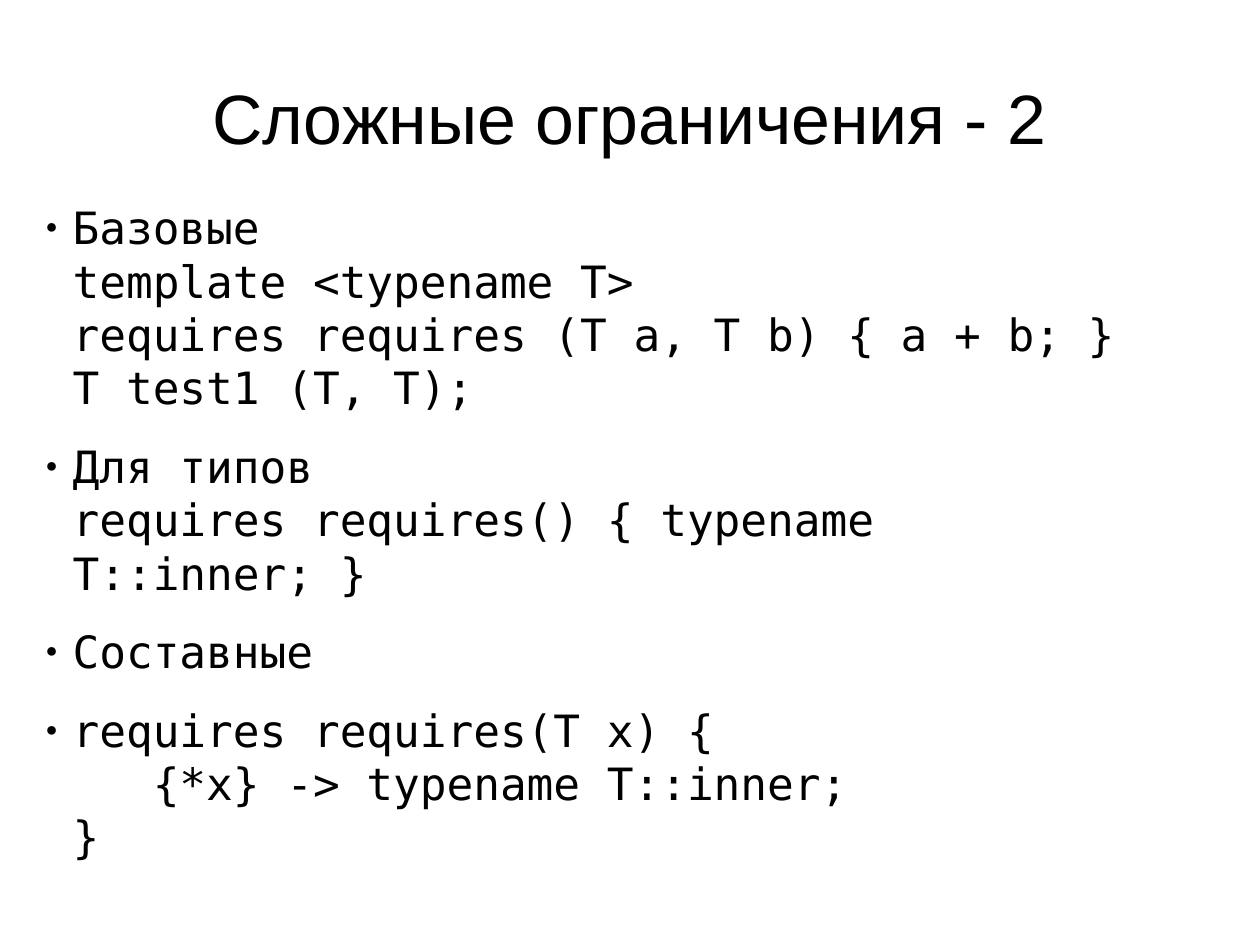
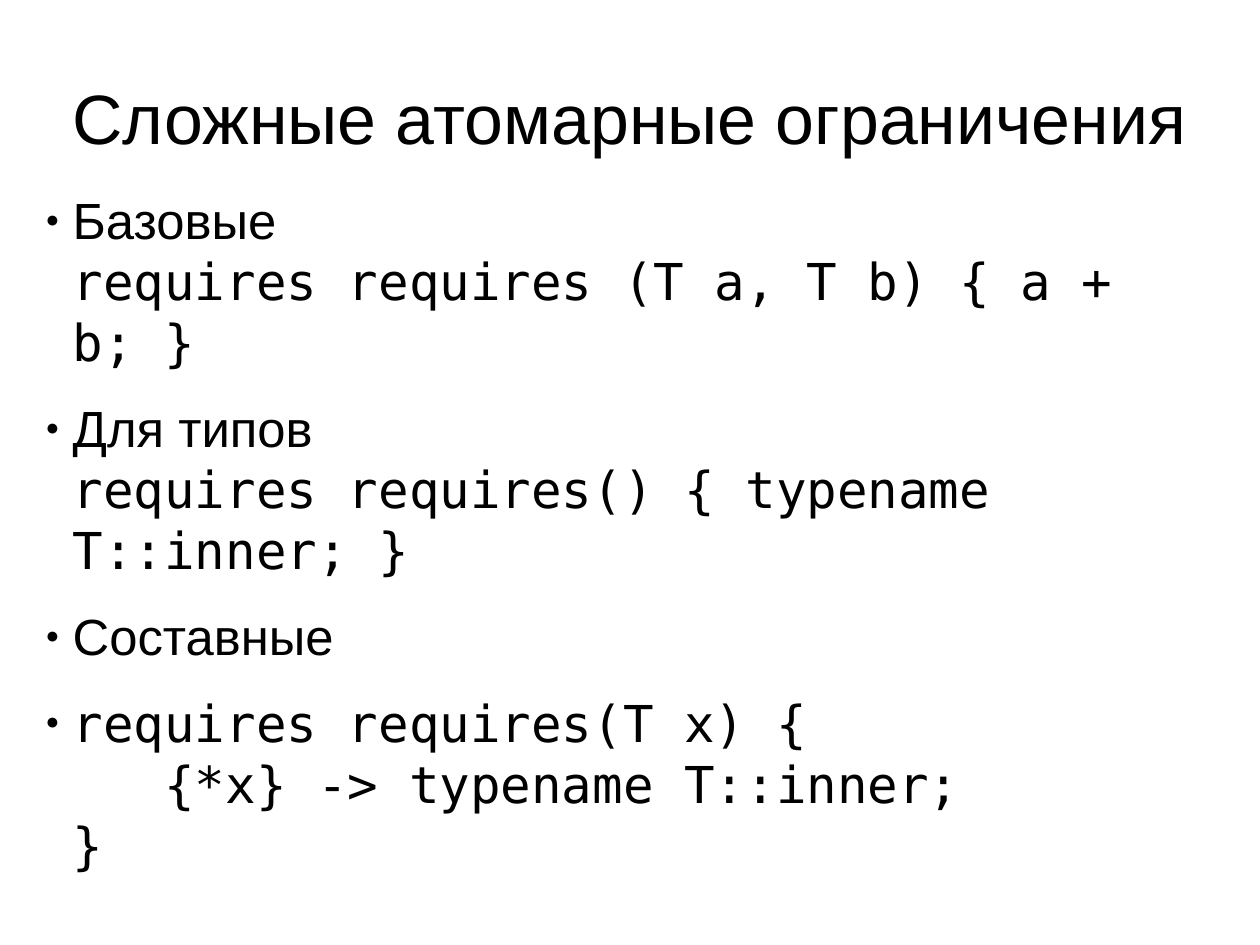
Before and after one commit to MIPT-ILab/cpp-lects-rus, a slide deck: slide 30 of cpp_code/concepts-talk/concepts.odp (slide 27 before the commit). Drawn at 1260x945 pixels with LibreOffice and Linux fonts; fonts in the diff are those of the drawing. Boxes give left, top, right and bottom in pixels: in the first picture for what was removed or moved away, otherwise in the second. Text is boxed around its words. In the diff, an @@ line names an element or a change of style, - is before the commit and + after.

```diff
--- a/cpp_code/concepts-talk/concepts.odp
+++ b/cpp_code/concepts-talk/concepts.odp
@@ title at (72, 95, 1186, 157): text changed @@
-Сложные ограничения - 2
+Сложные атомарные ограничения
@@ text "Базовые requires requires (T a, ...": place and size @@
-text "Базовые requires requires (T a, ..." at (73, 211, 1061, 810)
+text "Базовые requires requires (T a, ..." at (73, 261, 1052, 814)
@@ text at (73, 261, 1052, 368): text changed; size 28 to 32 pt @@
-● Базовые
-  template <typename T>
-  requires requires (T a, T b) { a + b; }
-  T test1 (T, T);
+● Базовые
+  requires requires (T a, T b) { a + b; }
@@ text at (73, 412, 990, 814): size 28 to 32 pt in "Для типов requires requires() { typename T::inner; ...", "Составные", "requires requires(T x) { {*x} -> typename ..."; font DejaVu Sans Mono to Arial in "Для типов", "Составные" @@
```
Also in this commit, not shown: 29 other slides changed, 16 slides added, 2 slides removed, 2 other files.
